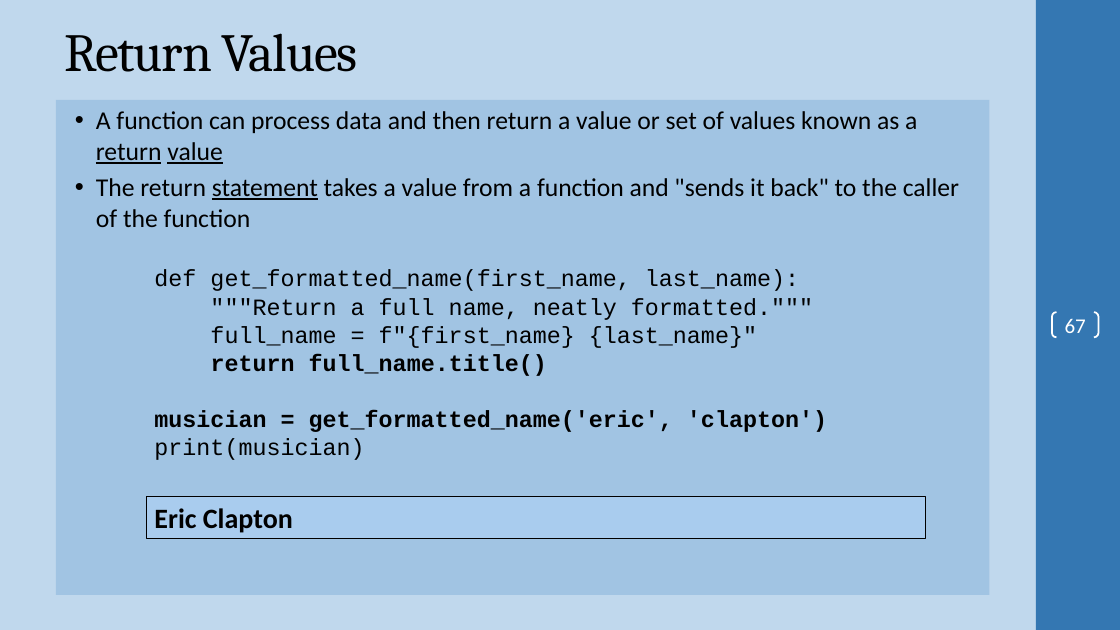
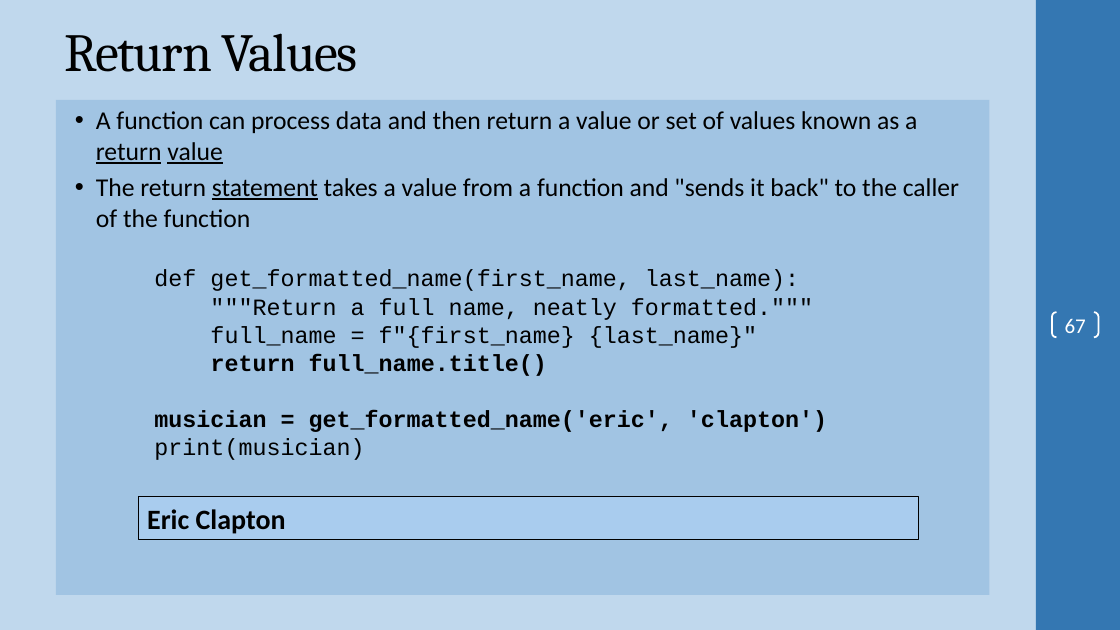
Before and after one commit to ProfSingletary/2023SpringNetworkScripting5Fridays, a slide deck: slide 67 of Day2.pptx. Drawn at 1120x630 pixels with LibreOffice and Linux fonts; fonts in the diff are those of the drawing; background and template pictures are left out. Boxes give left, top, right and bottom in pixels: in the first picture for what was removed or moved away, otherwise in the second. Text is boxed around its words. In the diff, an @@ line names an element or a change of style, - is before the commit and + after.

```diff
--- a/Day2.pptx
+++ b/Day2.pptx
@@ rectangle "Eric Clapton" moved from (x1=146, y1=497, x2=926, y2=539) to (x1=139, y1=497, x2=918, y2=539) @@
```
Also in this commit, not shown: 11 other slides changed, 2 other files.
